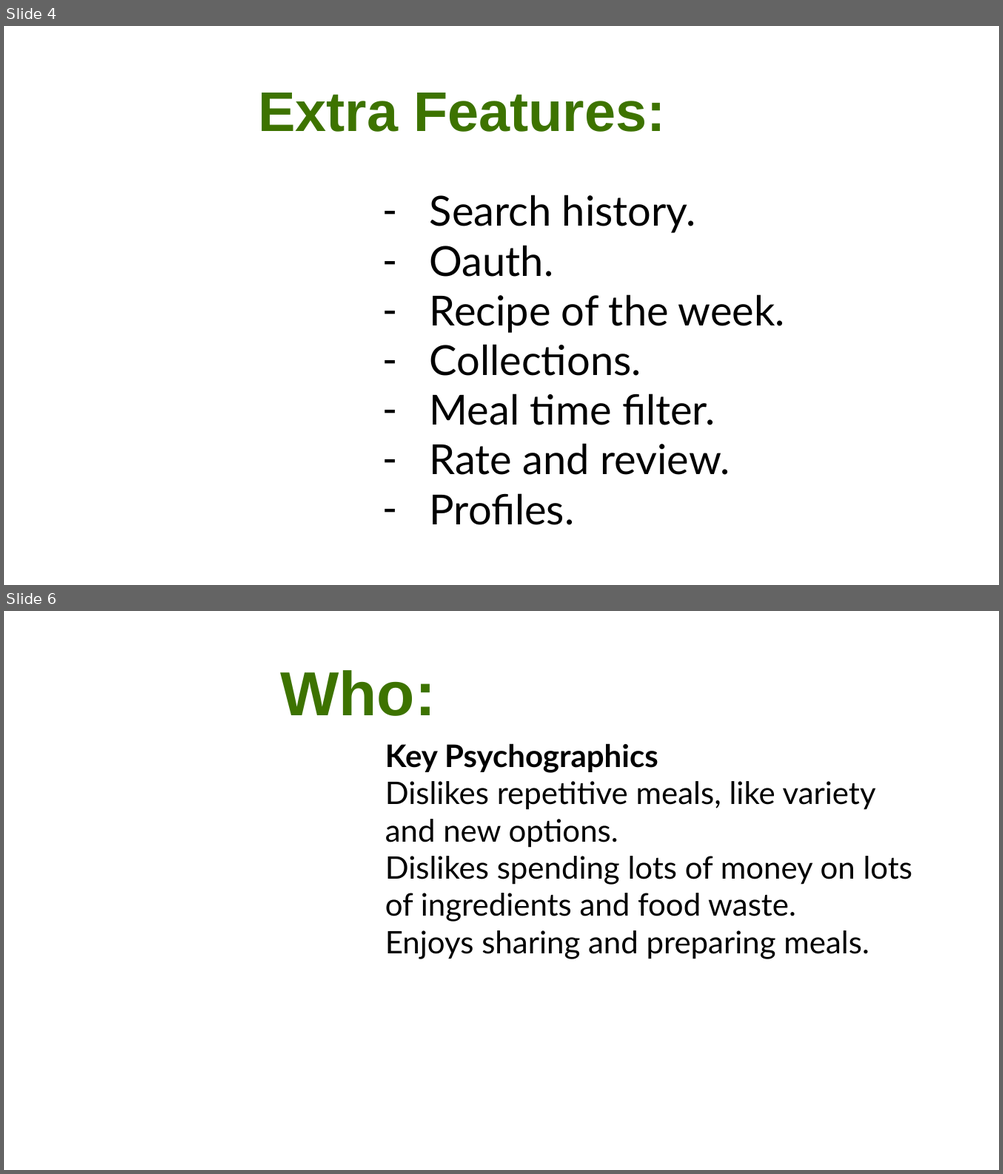
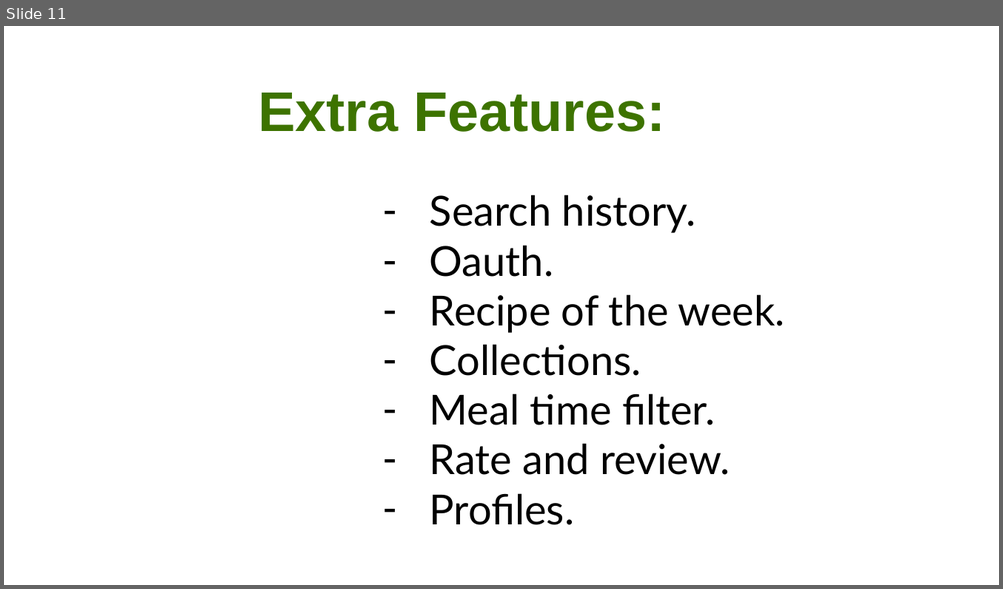
Before and after one commit to CA-MERN/MERN-Part-A-Docs, a slide deck: Presentation1.pptx. Shown one above the other, each under a label of ours: slides 4 and 6 before the commit, slide 11 after it; the slides between them are not shown. The pictures are 1003x1174 and 1003x589 pixels, drawn with LibreOffice and Linux fonts; fonts in the diff are those of the drawing; background and template pictures are left out. Boxes give left, top, right and bottom in pixels: in the first picture for what was removed or moved away, otherwise in the second. Text is boxed around its words. In the diff, an @@ line names an element or a change of style, - is before the commit and + after.

```diff
--- a/Presentation1.pptx
+++ b/Presentation1.pptx
@@ slide 6 removed at bbox=[4, 611, 999, 1170], background picture (left out) @@
@@ title removed at bbox=[280, 670, 435, 716] @@
-Who:
@@ text removed at bbox=[385, 743, 913, 960] @@
-Key Psychographics
-Dislikes repetitive meals, like variety
-and new options.
-Dislikes spending lots of money on lots
-of ingredients and food waste.
-Enjoys sharing and preparing meals.
@@ what was slide 4 is now slide 11 @@
```
Also in this commit, not shown: 3 slides changed, 12 slides added, 7 other slides removed.
